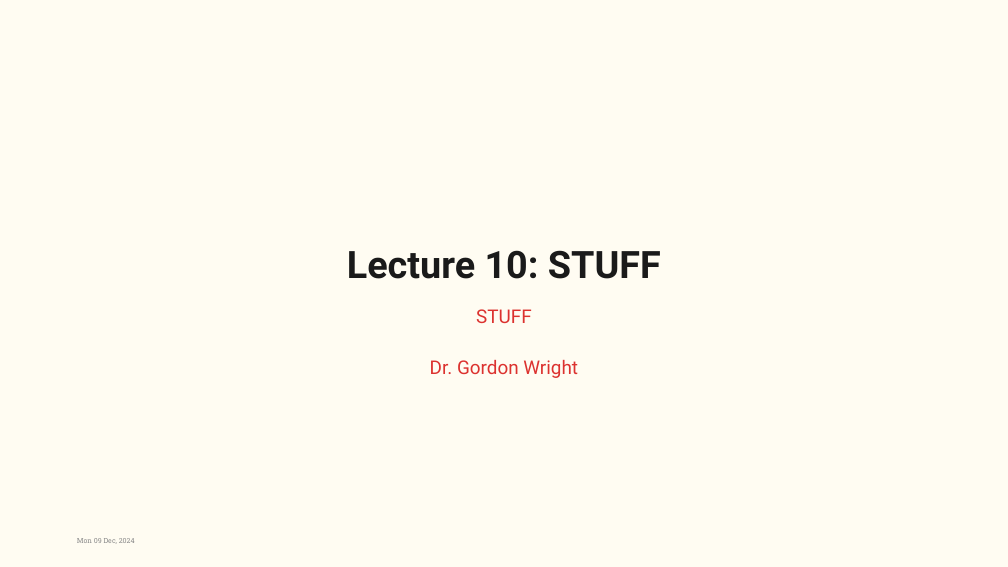
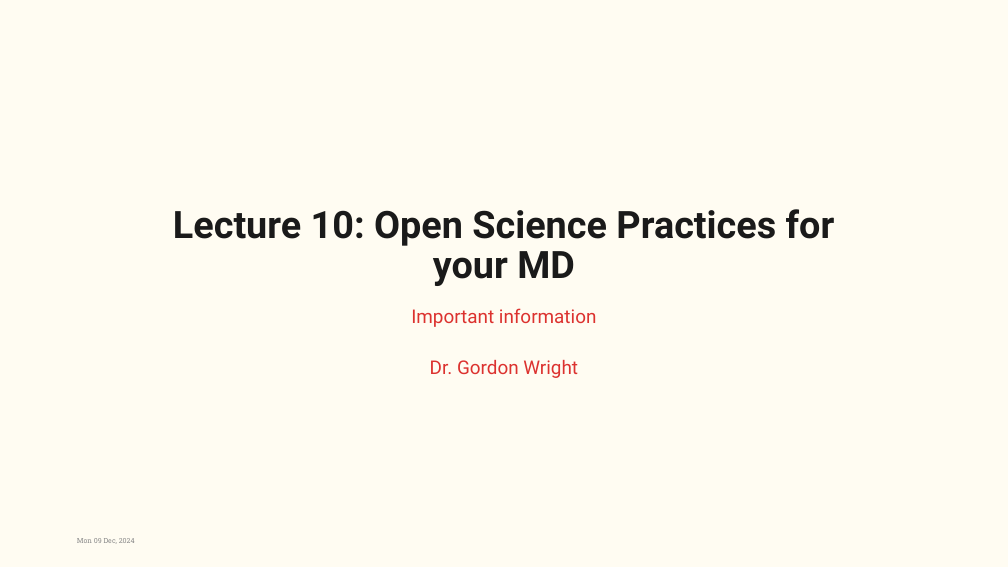
Before and after one commit to LittleMonkeyLab/PS52007Dslides, a slide deck: slide 1 of week10/lecture.pptx. Drawn at 1008x567 pixels with LibreOffice and Linux fonts; fonts in the diff are those of the drawing; background and template pictures are left out. Boxes give left, top, right and bottom in pixels: in the first picture for what was removed or moved away, otherwise in the second. Text is boxed around its words. In the diff, an @@ line names an element or a change of style, - is before the commit and + after.

```diff
--- a/week10/lecture.pptx
+++ b/week10/lecture.pptx
@@ title at (173, 209, 835, 286): text changed @@
-Lecture 10: STUFF
+Lecture 10: Open Science Practices for your MD
@@ subtitle at (411, 308, 597, 378): text changed @@
-STUFF
-Dr. Gordon Wright
+Important information
+Dr. Gordon Wright
```
Also in this commit, not shown: 7 slides added, 20 slides removed, 45 other files.
